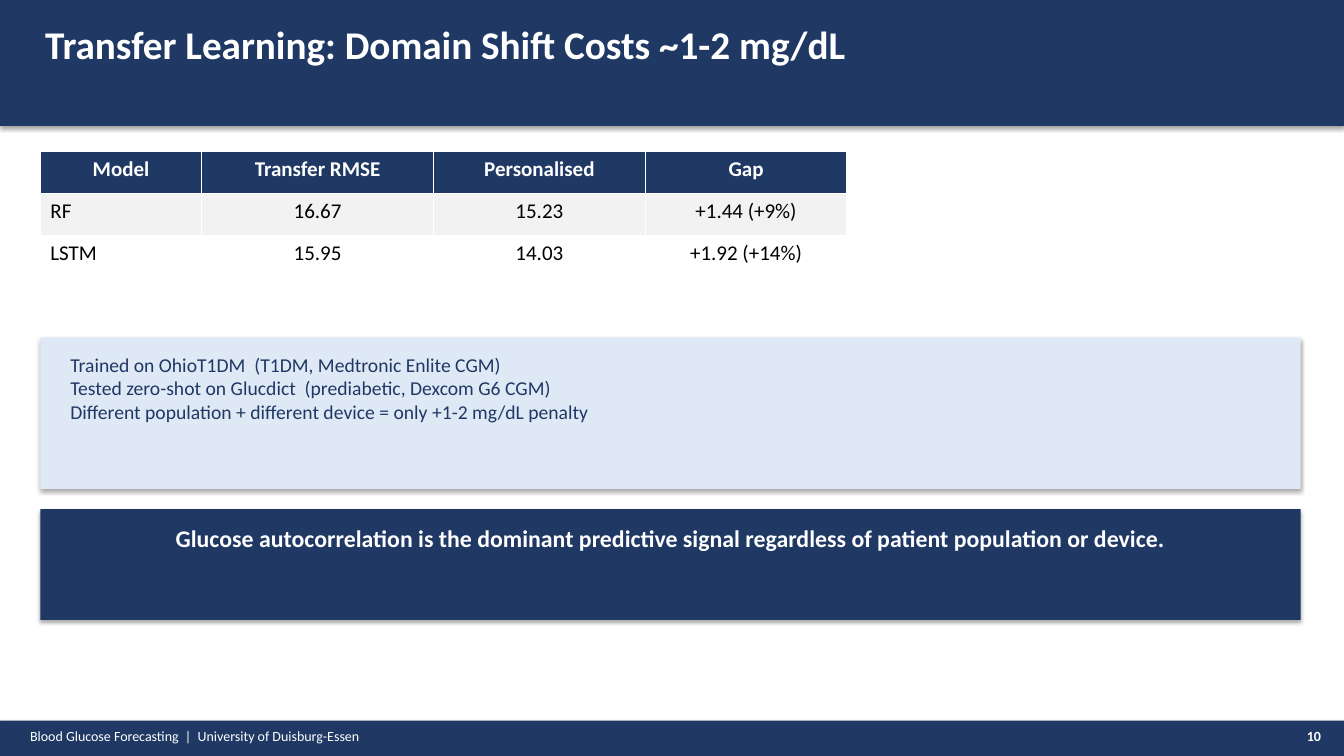
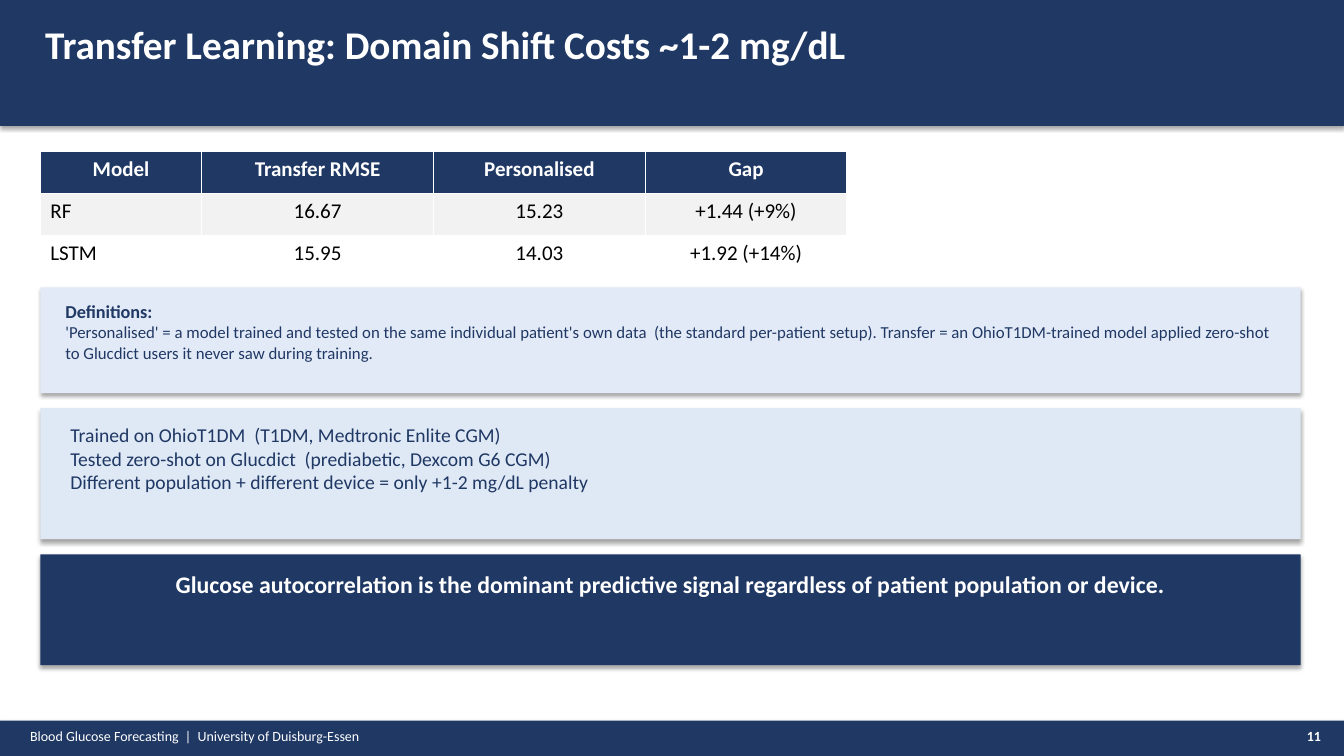
Before and after one commit to Abeeryanek/prediction-of-glucose-levels-in-type1-Diabetes, a slide deck: slide 11 of PRESENTATION_FINAL.pptx (slide 10 before the commit). Drawn at 1344x756 pixels with LibreOffice and Linux fonts; fonts in the diff are those of the drawing. Boxes give left, top, right and bottom in pixels: in the first picture for what was removed or moved away, otherwise in the second. Text is boxed around its words. In the diff, an @@ line names an element or a change of style, - is before the commit and + after.

Commit message:
docs: update presentation — full LOPO, feature-combo slide, softened claims, unified Clarke plot
- Slide 7: replaced stale pre-migration Clarke image with a fresh
  library-generated plot (clarke-error-grid v0.1.4, RF 30-min, Zone A
  86.43% — matches results). Old image predated the library migration
  and showed incorrect overlapping zone labels.
- Slide 9 (new): best feature combination per model across 3 datasets
- Slide 10: full LOPO — 5 models, pooled vs per-patient-scaled, TCN finding
- Slide 8/14: softened 'wearables consistently hurt' to 'do not improve'
  (Glucdict glucose_activity is a tie, not a loss)
- Slide 11: added Personalised/Transfer definitions
- Slide 5/12: corrected literature attributions (Bertachi not Xiong for 19.33)
- Added Clarke at 15/30/45-min horizons
- rf_30min_predictions.npz saved so replotting never requires retraining

```diff
--- a/PRESENTATION_FINAL.pptx
+++ b/PRESENTATION_FINAL.pptx
@@ rectangle: place and size @@
-rectangle at <box>40,338,1301,489</box>
+rectangle at <box>40,287,1301,393</box>
@@ rectangle at <box>40,287,1301,393</box>: fill #DFE8F5 to #E3EAF7 @@
@@ text added at <box>65,305,1269,362</box>, 12 pt, text #1F3864 @@
+Definitions:
+'Personalised' = a model trained and tested on the same individual patient's own data (the standard per-patient setup). Transfer = an OhioT1DM-trained model applied zero-shot to Glucdict users it never saw during training.
@@ rectangle: place and size @@
-rectangle at <box>40,509,1301,620</box>
+rectangle at <box>40,408,1301,539</box>
@@ rectangle at <box>40,408,1301,539</box>: fill #1F3864 to #DFE8F5 @@
@@ text "Trained on OhioT1DM (T1DM, Medtronic ...": place and size @@
-text "Trained on OhioT1DM (T1DM, Medtronic ..." at <box>70,358,588,423</box>
+text "Trained on OhioT1DM (T1DM, Medtronic ..." at <box>70,428,588,493</box>
@@ rectangle added at <box>40,555,1301,665</box>, fill #1F3864 @@
@@ text "Glucose autocorrelation is the dominant ...": place and size @@
-text "Glucose autocorrelation is the dominant ..." at <box>176,530,1164,551</box>
+text "Glucose autocorrelation is the dominant ..." at <box>176,576,1164,597</box>
@@ text at <box>1307,732,1321,741</box>: text changed @@
-10
+11
```
Also in this commit, not shown: 10 other slides changed, 2 slides added, 1 slide removed, 4 other files.
